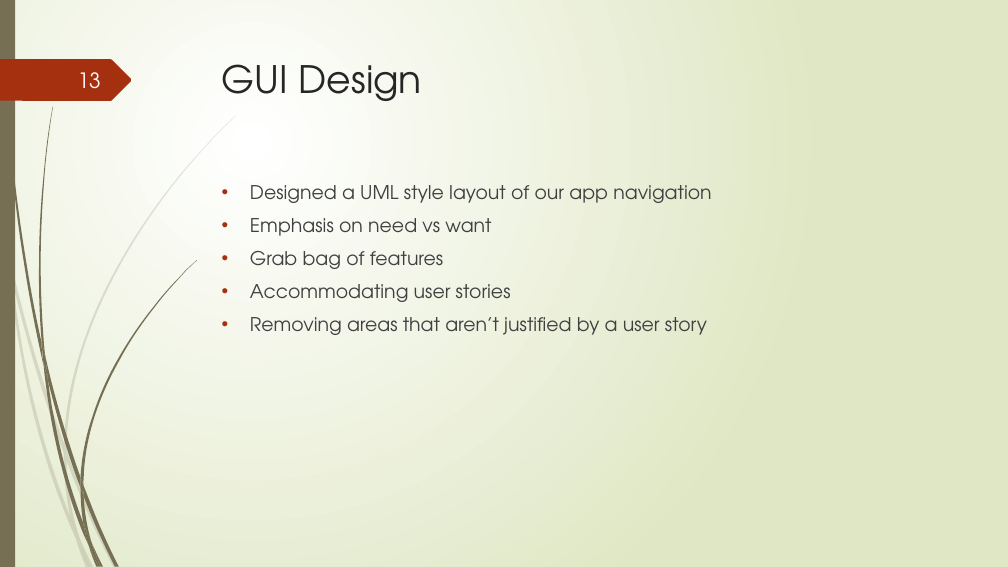
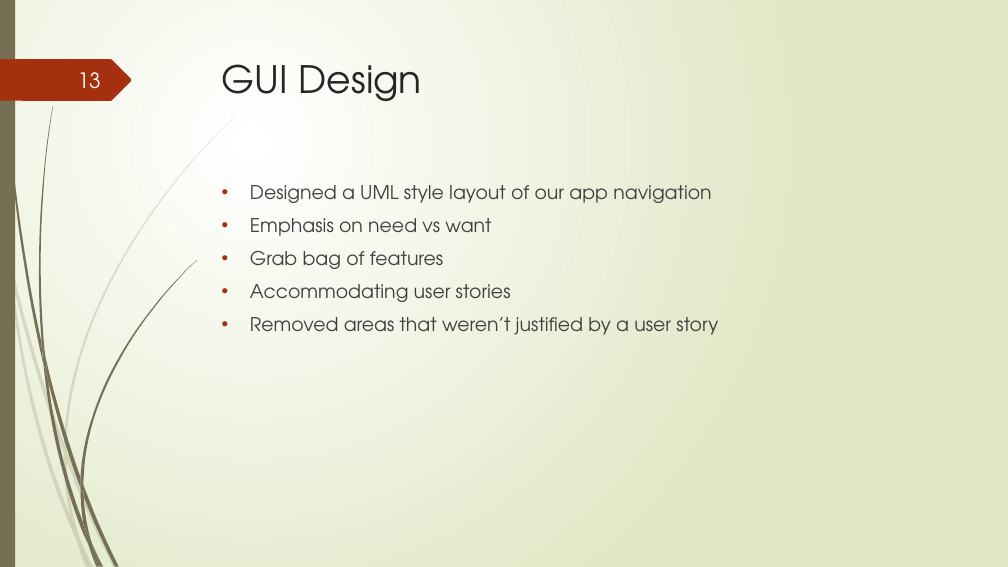
Before and after one commit to junmin-yee/Landmarked, a slide deck: slide 13 of Presentations/Sprint01_ReviewMeeting_updated.pptx. Drawn at 1008x567 pixels with LibreOffice and Linux fonts; fonts in the diff are those of the drawing. Boxes give left, top, right and bottom in pixels: in the first picture for what was removed or moved away, otherwise in the second. Text is boxed around its words. In the diff, an @@ line names an element or a change of style, - is before the commit and + after.

Commit message:
Made more changes

```diff
--- a/Presentations/Sprint01_ReviewMeeting_updated.pptx
+++ b/Presentations/Sprint01_ReviewMeeting_updated.pptx
@@ text at [250,317,718,335]: text changed @@
-• Removing areas that aren’t justified by a user story
+• Removed areas that weren’t justified by a user story
```
Also in this commit, not shown: 1 other slide changed.
